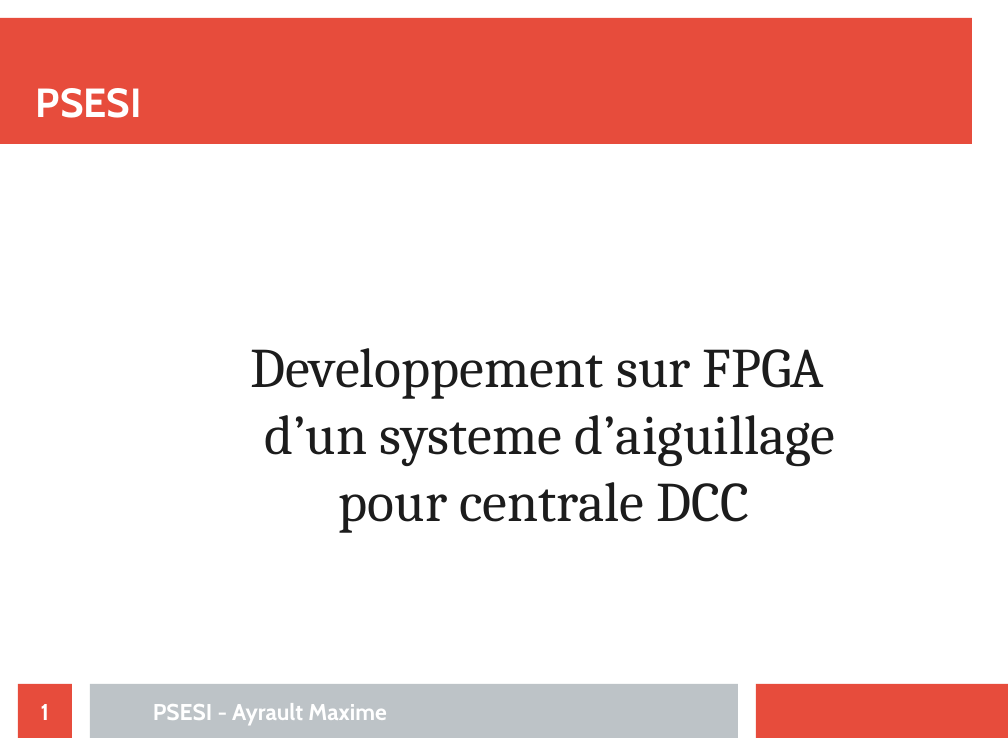
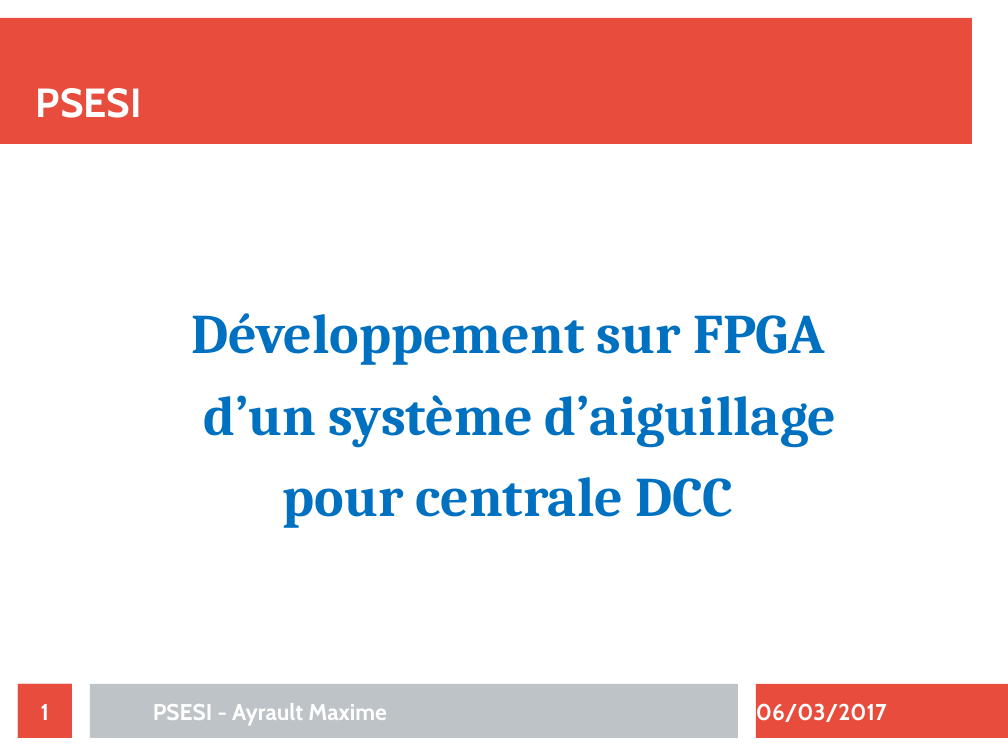
Before and after one commit to maximouth/CBI, a slide deck: slide 1 of Presentation/presentation.odp. Drawn at 1008x756 pixels with LibreOffice and Linux fonts; fonts in the diff are those of the drawing. Boxes give left, top, right and bottom in pixels: in the first picture for what was removed or moved away, otherwise in the second. Text is boxed around its words. In the diff, an @@ line names an element or a change of style, - is before the commit and + after.

```diff
--- a/Presentation/presentation.odp
+++ b/Presentation/presentation.odp
@@ subtitle "Développement sur FPGA": place and size @@
-subtitle "Développement sur FPGA" at <box>251,348,835,533</box>
+subtitle "Développement sur FPGA" at <box>191,313,837,528</box>
@@ subtitle at <box>191,313,837,448</box>: text changed; text colour #1C1C1C to #0070C0; bold on @@
-Developpement sur FPGA
-d’un systeme d’aiguillage
+Développement sur FPGA
+d’un système d’aiguillage
@@ subtitle at <box>282,477,733,528</box>: text colour #1C1C1C to #0070C0, bold on in "pour centrale DCC"; more space between paragraphs @@
@@ rectangle removed at <box>756,684,1008,738</box> @@
@@ freeform shape added at <box>756,684,1008,738</box>, fill #E74C3C @@
@@ text added at <box>756,703,887,722</box>, 18 pt, text #FFFFFF, bold @@
+06/03/2017
```
Also in this commit, not shown: 15 other slides changed, 4 slides added, 4 slides removed.
